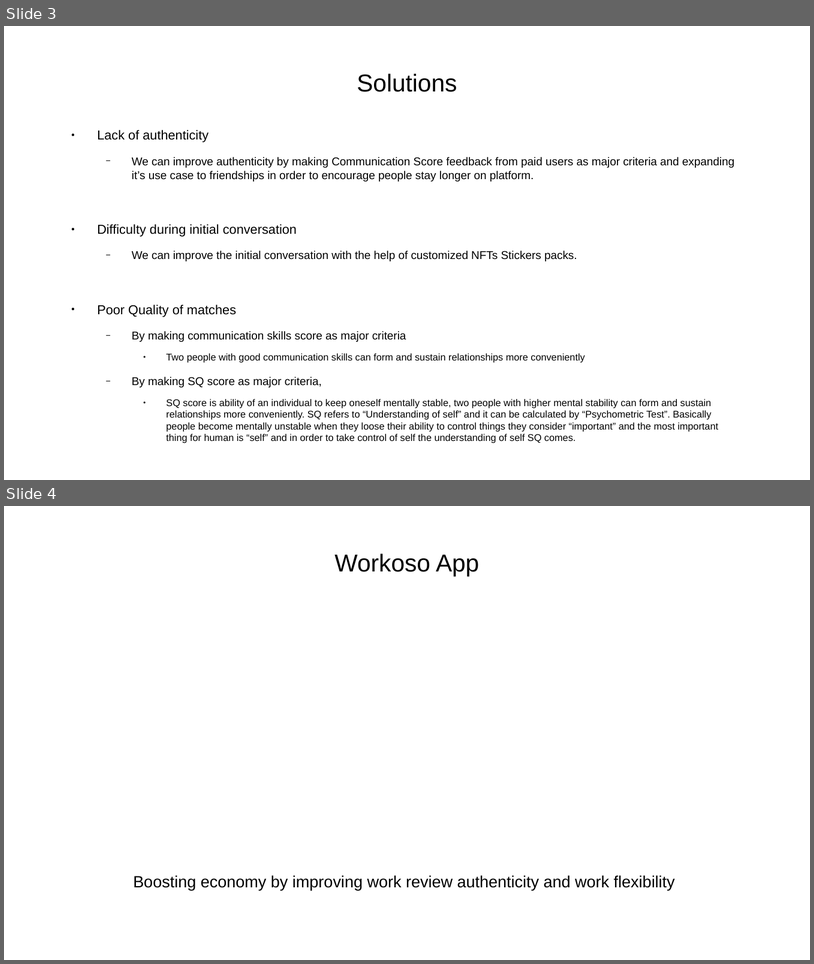
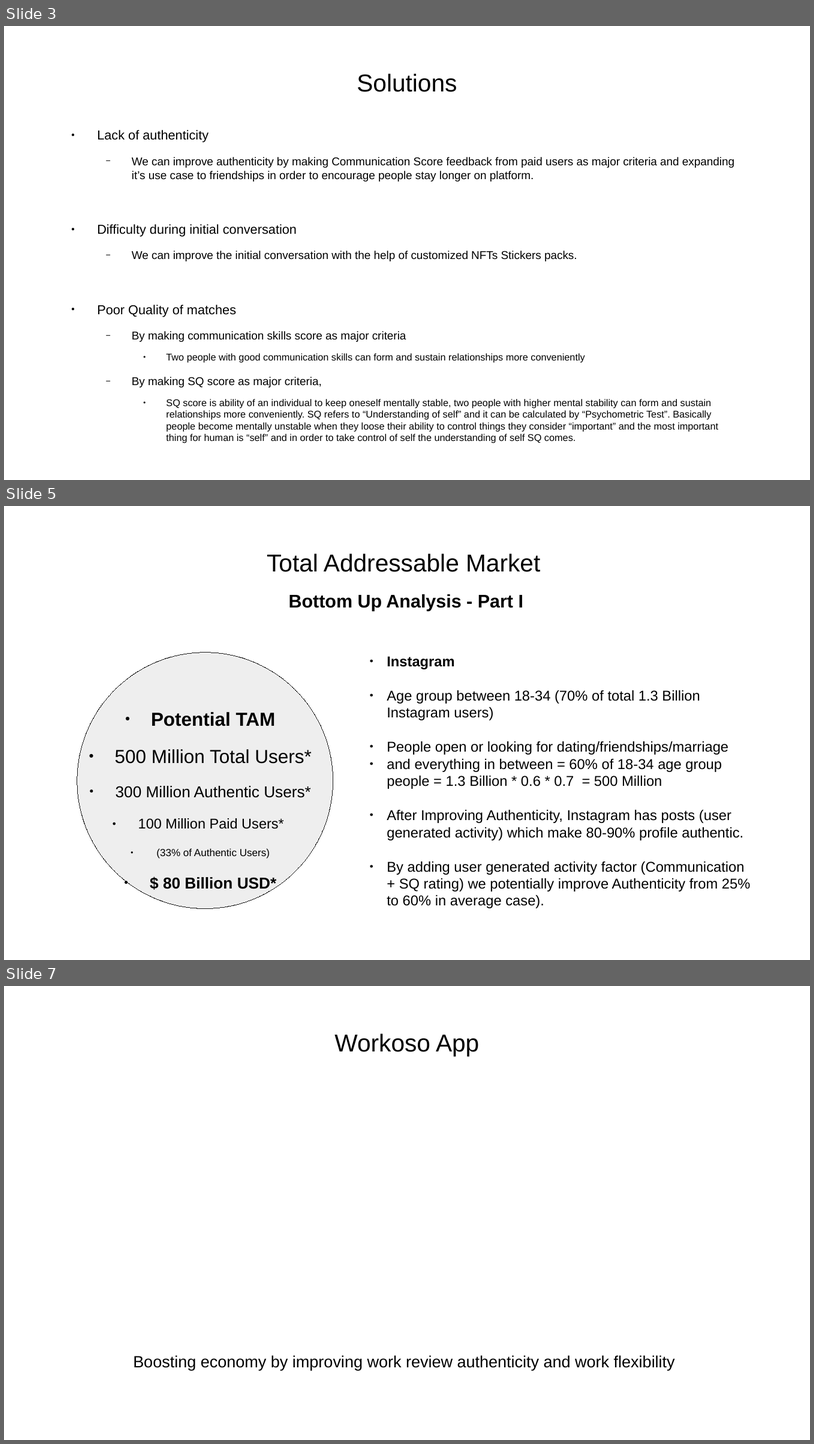
Before and after one commit to yashp241195/startupPitch, a slide deck: pitch.odp. Shown one above the other, each under a label of ours: slides 3 and 4 before the commit, slides 3, 5 and 7 after it; the slides between them are not shown. The pictures are 814x964 and 814x1444 pixels, drawn with LibreOffice and Linux fonts; fonts in the diff are those of the drawing. Boxes give left, top, right and bottom in pixels: in the first picture for what was removed or moved away, otherwise in the second. Text is boxed around its words. In the diff, an @@ line names an element or a change of style, - is before the commit and + after.

```diff
--- a/pitch.odp
+++ b/pitch.odp
@@ slide 5 added at bbox=[4, 506, 810, 960], background #FFFFFF @@
@@ title added at bbox=[267, 553, 540, 572], 24 pt, text #000000 @@
+Total Addressable Market
@@ text added at bbox=[289, 594, 524, 611], 18 pt, text #000000, bold @@
+Bottom Up Analysis - Part I
@@ ellipse added at bbox=[77, 652, 333, 909], fill #EEEEEE, outline #1C1C1C 0 pt @@
@@ subtitle added at bbox=[387, 690, 750, 908], 14 pt, text #000000 @@
+● Instagram
+● Age group between 18-34 (70% of total 1.3 Billion Instagram users)
+● People open or looking for dating/friendships/marriage
+● and everything in between = 60% of 18-34 age group people = 1.3 Billion * 0.6 * 0.7 = 500 Million
+● After Improving Authenticity, Instagram has posts (user generated activity) which make 80-90% profile authentic.
+● By adding user generated activity factor (Communication + SQ rating) we potentially improve Authenticity from 25% to 60% in average case).
@@ text added at bbox=[115, 712, 311, 892], 15.5 pt, text #000000 @@
+● Potential TAM
+● 500 Million Total Users*
+● 300 Million Authentic Users*
+● 100 Million Paid Users*
+● (33% of Authentic Users)
+● $ 80 Billion USD*
@@ what was slide 4 is now slide 7 @@
```
Also in this commit, not shown: 7 other slides added.
